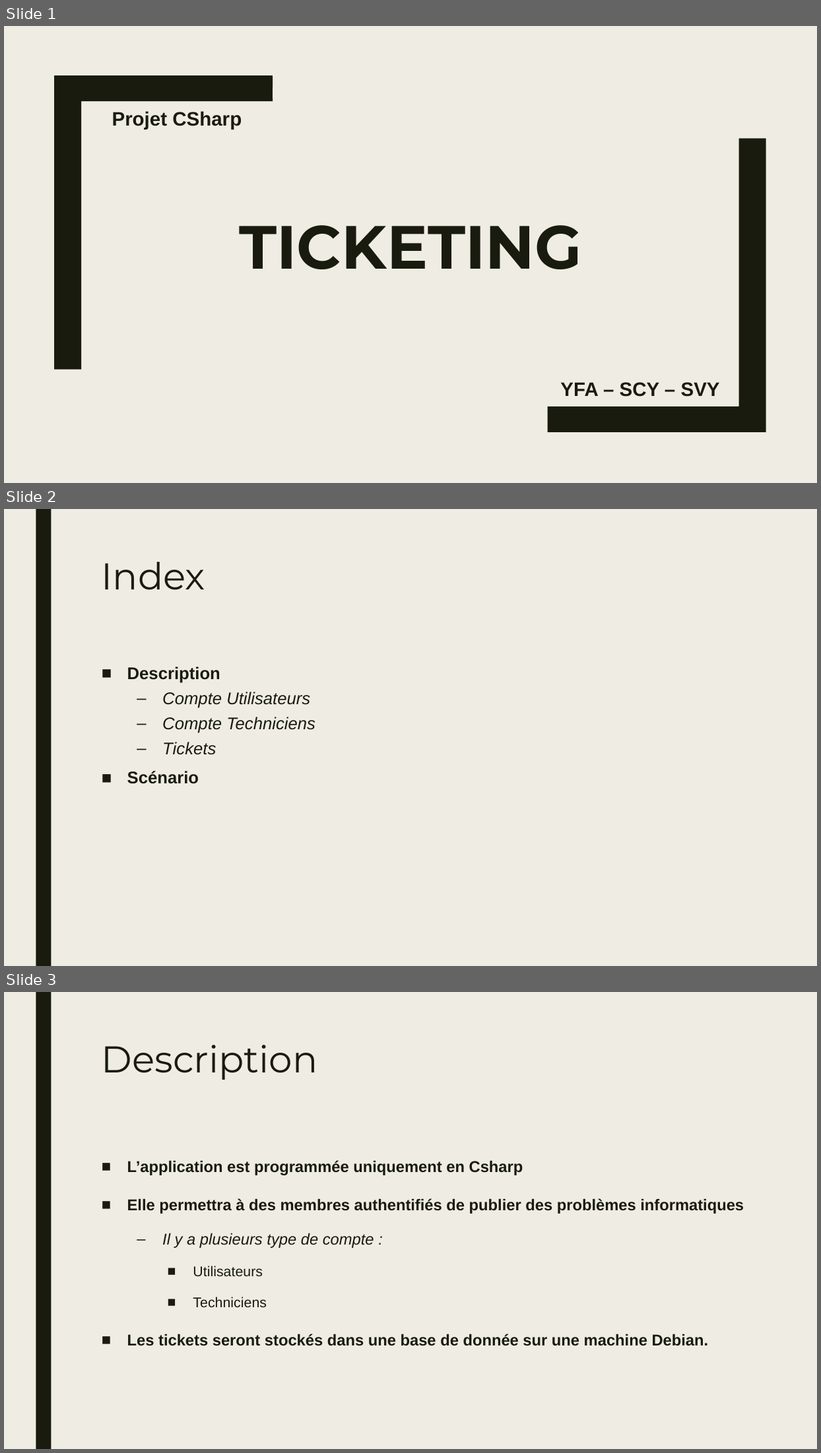
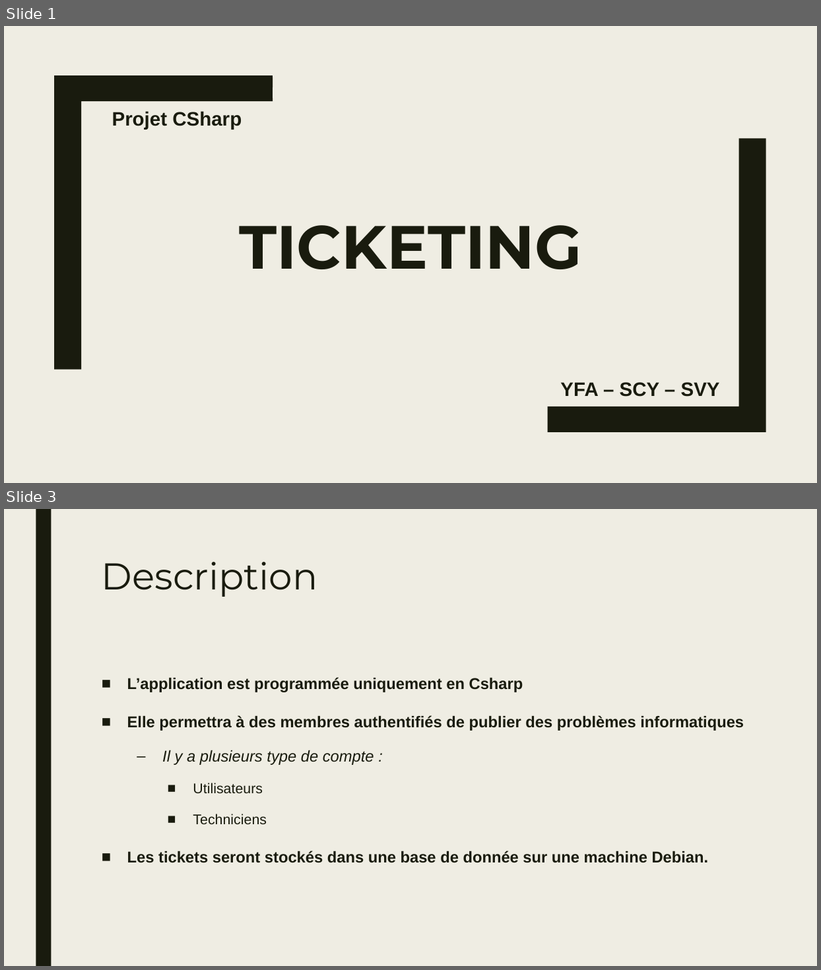
Before and after one commit to YFanha/ProjCsharp, a slide deck: Documentation/Présentation.pptx. Shown one above the other, each under a label of ours: slides 1, 2 and 3 before the commit, slides 1 and 3 after it; the slides between them are not shown. The pictures are 821x1453 and 821x970 pixels, drawn with LibreOffice and Linux fonts; fonts in the diff are those of the drawing. Boxes give left, top, right and bottom in pixels: in the first picture for what was removed or moved away, otherwise in the second. Text is boxed around its words. In the diff, an @@ line names an element or a change of style, - is before the commit and + after.

```diff
--- a/Documentation/Présentation.pptx
+++ b/Documentation/Présentation.pptx
@@ slide 2 removed at (4, 509, 817, 966), background #EFEDE3; not listed: 1 template element that a slide beside it also shows @@
@@ title removed at (102, 562, 205, 590) @@
-Index
@@ text removed at (127, 667, 316, 784) @@
-■ Description
-  – Compte Utilisateurs
-  – Compte Techniciens
-  – Tickets
-■ Scénario
```
Also in this commit, not shown: 1 slide added.
